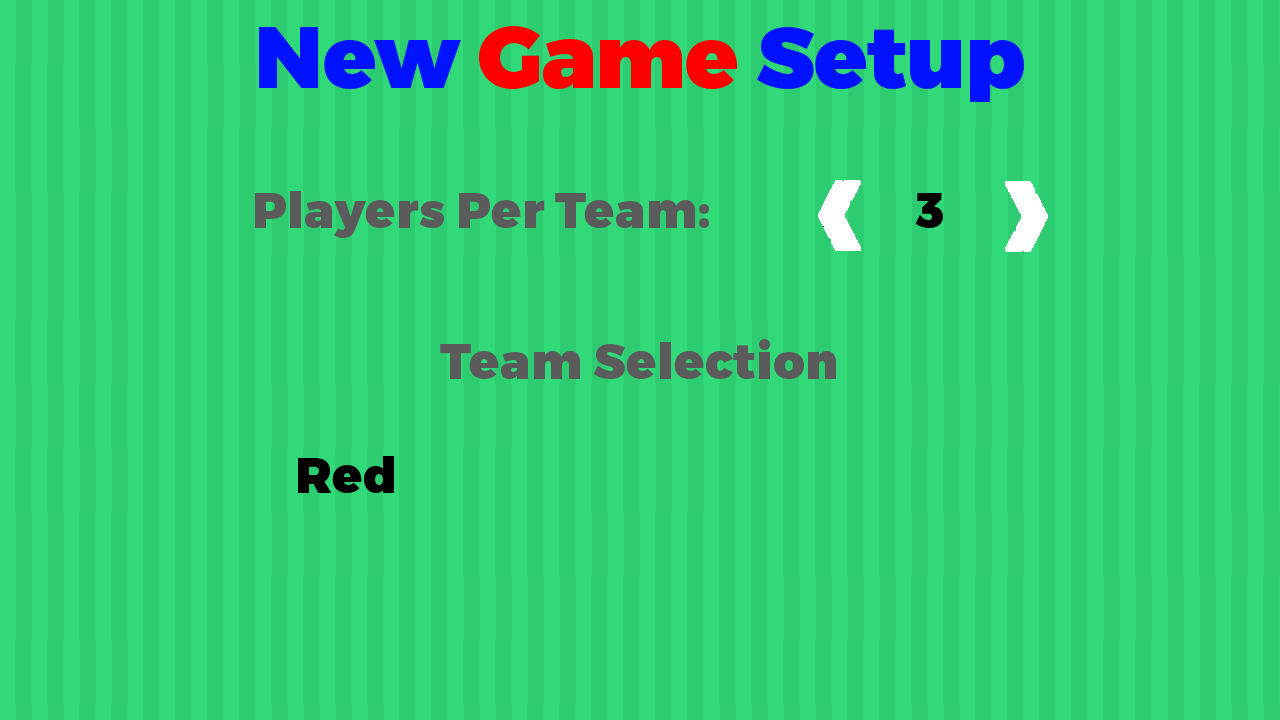
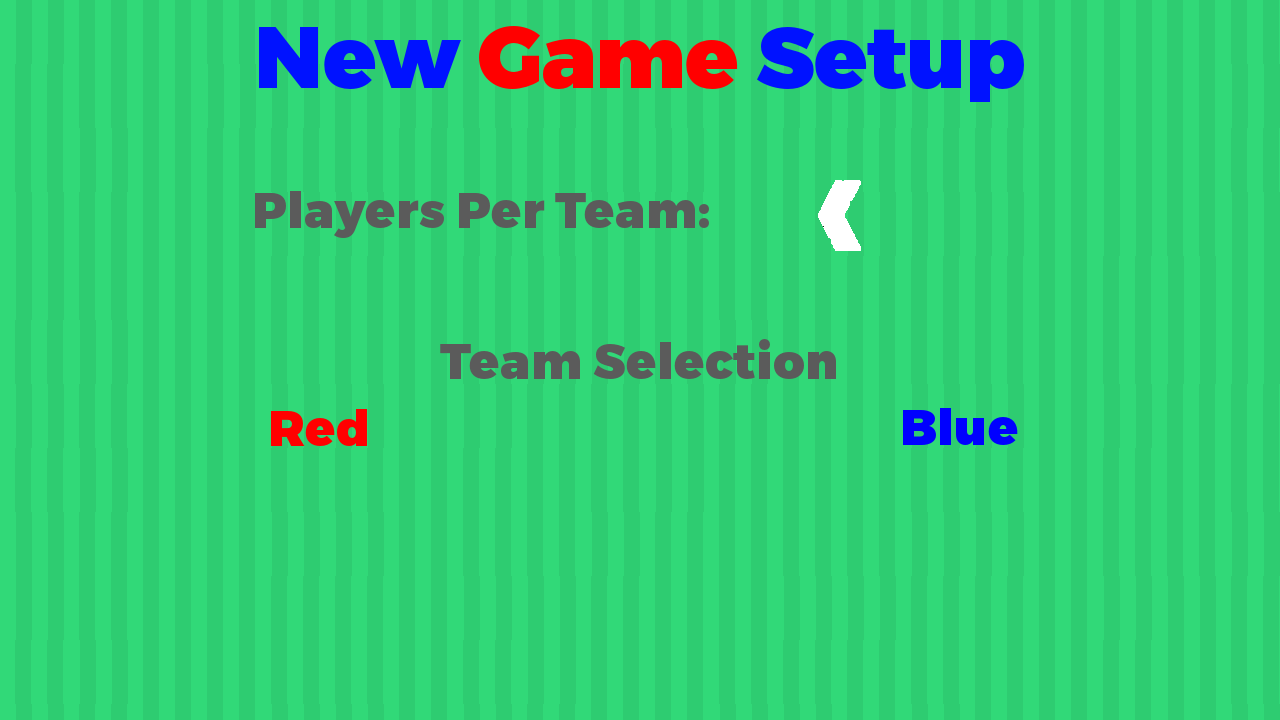
Layered file, before and after one edit (w=1280, h=720). Changes by layer:
added layer "Blue" above "Red" over [left=903, top=408, right=1018, bottom=445]
moved "Red" out of group "player per team", painted on it over [left=271, top=409, right=394, bottom=493]
hid "Right arrow1" over [left=1005, top=181, right=1048, bottom=252]
hid "3" over [left=915, top=193, right=943, bottom=228]
